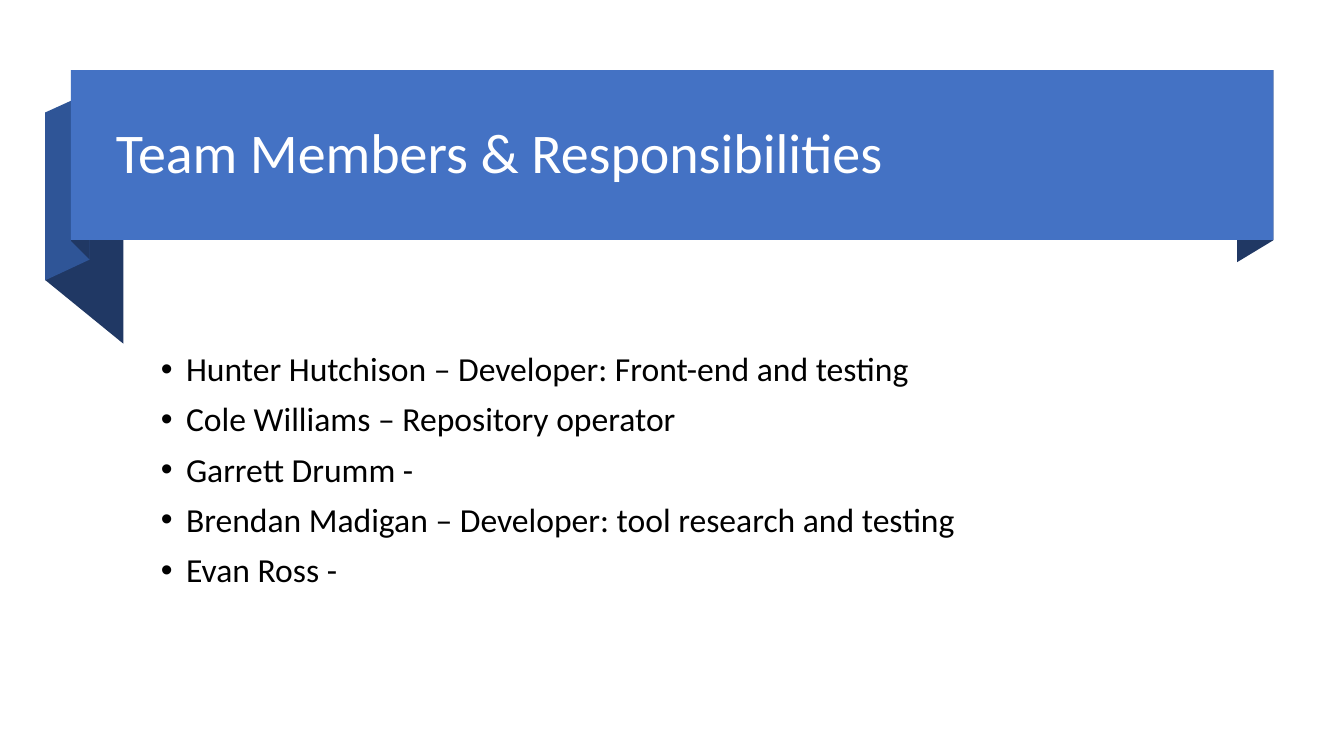
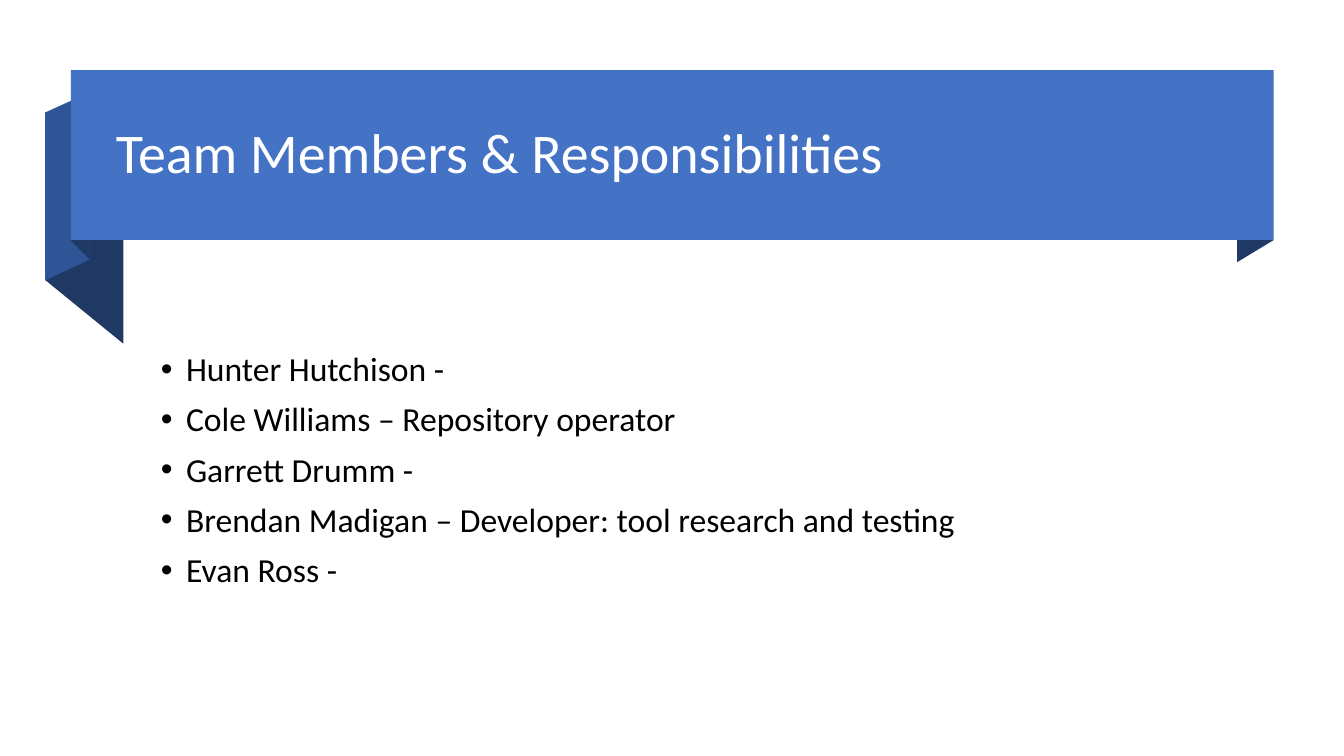
Before and after one commit to Mic-Check-2-Cruise-Control/root, a slide deck: slide 3 of Team Project Analysis-Milestone 2.pptx. Drawn at 1344x756 pixels with LibreOffice and Linux fonts; fonts in the diff are those of the drawing. Boxes give left, top, right and bottom in pixels: in the first picture for what was removed or moved away, otherwise in the second. Text is boxed around its words. In the diff, an @@ line names an element or a change of style, - is before the commit and + after.

```diff
--- a/Team Project Analysis-Milestone 2.pptx
+++ b/Team Project Analysis-Milestone 2.pptx
@@ text at [186, 357, 426, 382]: text changed @@
-• Hunter Hutchison – Developer: Front-end and testing
+• Hunter Hutchison -
```
Also in this commit, not shown: 4 other slides changed.
